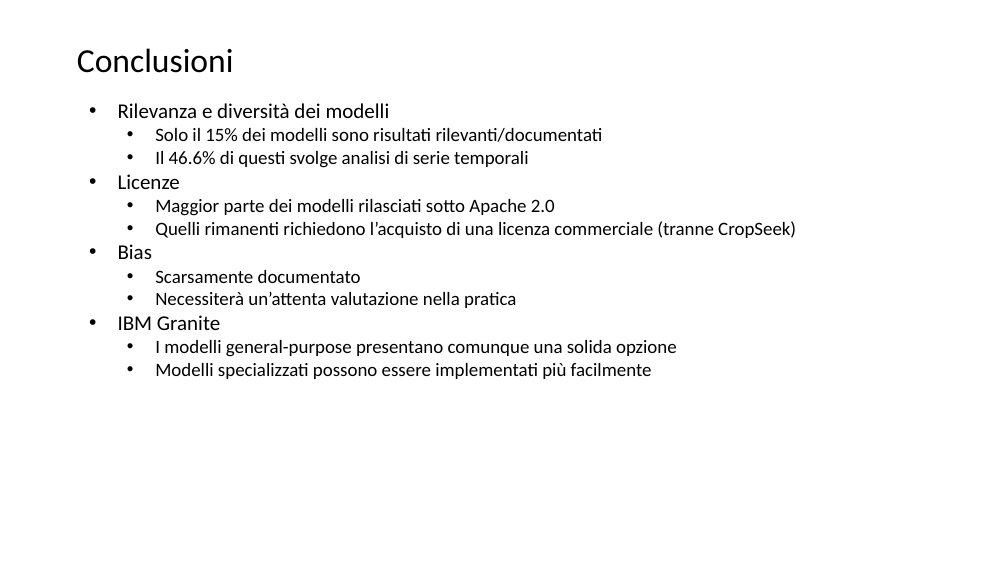
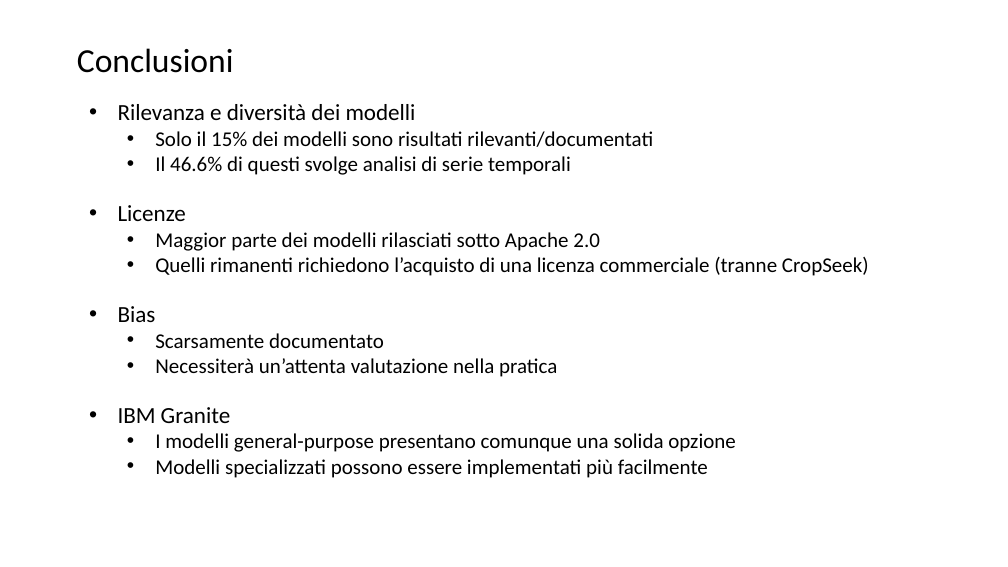
Before and after one commit to lPen88/tesi, a slide deck: slide 16 of presentazione.pptx (slide 19 before the commit). Drawn at 1008x567 pixels with LibreOffice and Linux fonts; fonts in the diff are those of the drawing. Boxes give left, top, right and bottom in pixels: in the first picture for what was removed or moved away, otherwise in the second. Text is boxed around its words. In the diff, an @@ line names an element or a change of style, - is before the commit and + after.

```diff
--- a/presentazione.pptx
+++ b/presentazione.pptx
@@ text "Rilevanza e diversità dei modelli" at box(118, 104, 869, 478): size 20 to 22 pt in "Rilevanza e diversità dei modelli", "Licenze", "Bias", "IBM Granite"; size 18 to 20 pt in "Solo il 15% dei modelli sono risultati ...", "Il 46.6% di questi svolge analisi di ...", "Maggior parte dei modelli rilasciati sotto Apache ...", "Quelli rimanenti richiedono l’acquisto di una licenza ..." and 4 more places @@
```
Also in this commit, not shown: 11 other slides changed, 3 slides removed, 1 other file.
